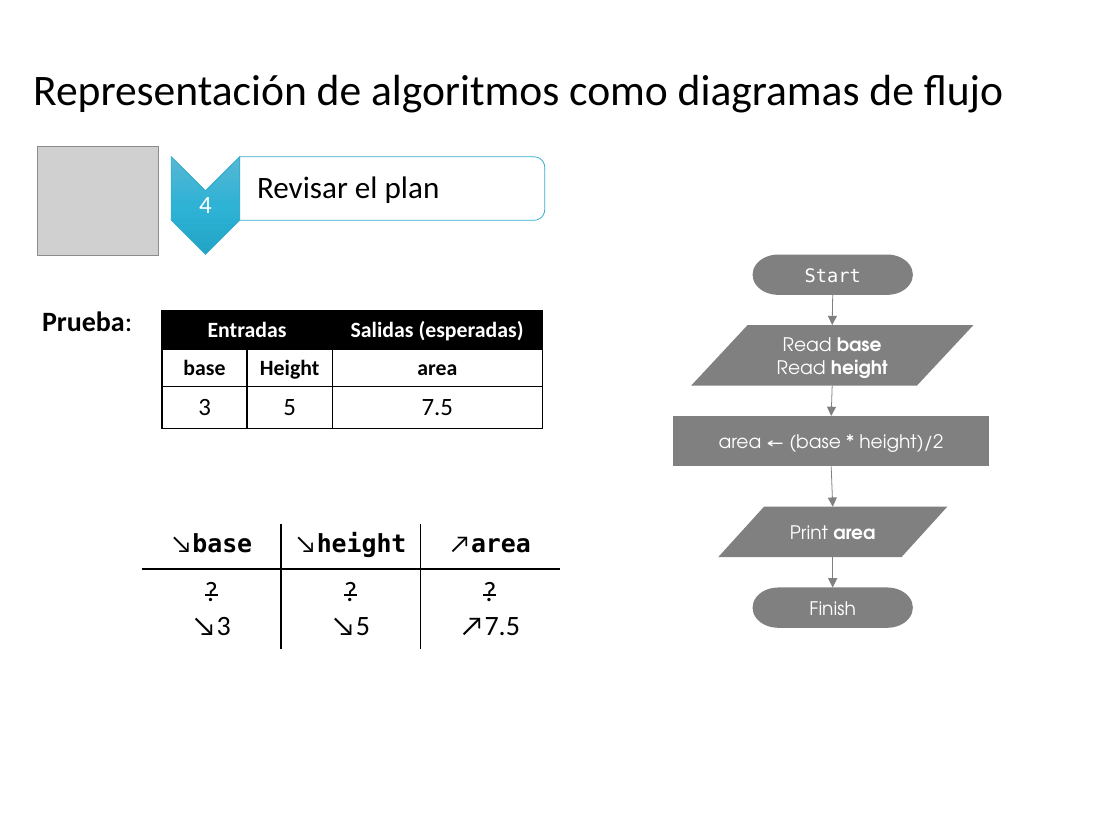
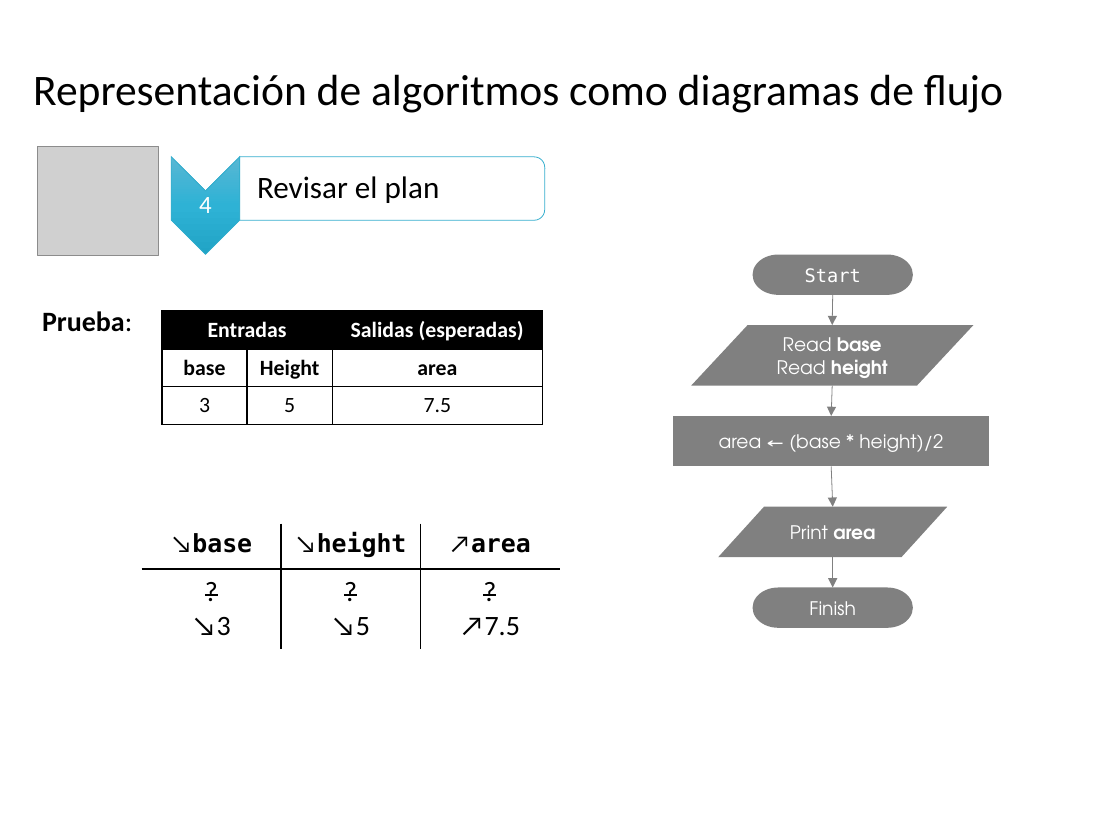
Before and after one commit to algoritmos-UdeA/logica1-20262, a slide deck: slide 32 of clases/2/clase-02.pptx. Drawn at 1120x840 pixels with LibreOffice and Linux fonts; fonts in the diff are those of the drawing; grey boxes stand for pictures. Boxes give left, top, right and bottom in pixels: in the first picture for what was removed or moved away, otherwise in the second. Text is boxed around its words. In the diff, an @@ line names an element or a change of style, - is before the commit and + after.

```diff
--- a/clases/2/clase-02.pptx
+++ b/clases/2/clase-02.pptx
@@ table at (162,311,543,423) @@
@@ size 16 to 14 pt in "3", "5", "7.5" @@
```
Also in this commit, not shown: 8 other slides changed, 1 other file.
